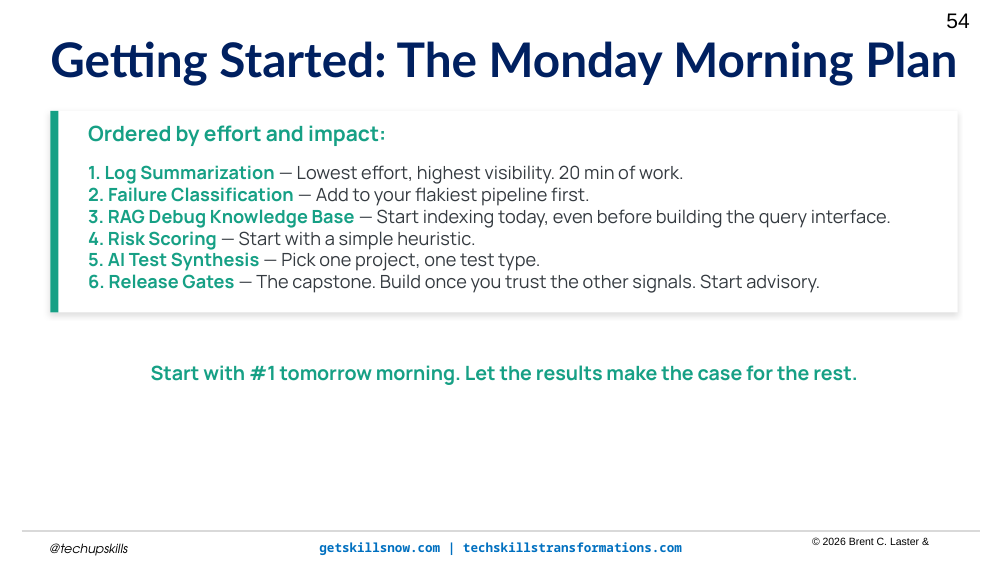
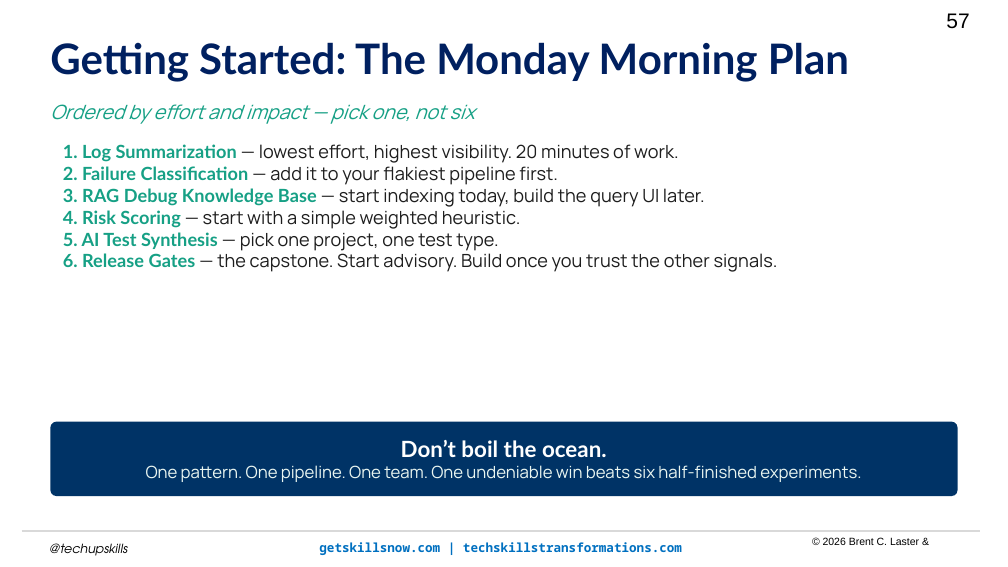
Before and after one commit to brentlaster/arc-of-ai-talks, a slide deck: slide 57 of cai/cicd-cai.pptm (slide 54 before the commit). Drawn at 1008x567 pixels with LibreOffice and Linux fonts; fonts in the diff are those of the drawing; background and template pictures are left out. Boxes give left, top, right and bottom in pixels: in the first picture for what was removed or moved away, otherwise in the second. Text is boxed around its words. In the diff, an @@ line names an element or a change of style, - is before the commit and + after.

```diff
--- a/cai/cicd-cai.pptm
+++ b/cai/cicd-cai.pptm
@@ text "Getting Started: The Monday Morning ..." at (x1=50, y1=42, x2=849, y2=82): size 45.3 to 40 pt @@
@@ page number at (x1=946, y1=13, x2=969, y2=29): text changed @@
-54
+57
@@ text added at (x1=50, y1=104, x2=474, y2=124), 18.7 pt, text #16A085, italic @@
+Ordered by effort and impact — pick one, not six
@@ rectangle removed at (x1=51, y1=111, x2=958, y2=313) @@
@@ rectangle removed at (x1=51, y1=111, x2=59, y2=313) @@
@@ text at (x1=63, y1=144, x2=778, y2=272): text changed; text colour #343A40 to #1D1D1D @@
-Ordered by effort and impact:
-1. Log Summarization — Lowest effort, highest visibility. 20 min of work.
-2. Failure Classification — Add to your flakiest pipeline first.
-3. RAG Debug Knowledge Base — Start indexing today, even before building the query interface.
-4. Risk Scoring — Start with a simple heuristic.
-5. AI Test Synthesis — Pick one project, one test type.
-6. Release Gates — The capstone. Build once you trust the other signals. Start advisory.
+1. Log Summarization — lowest effort, highest visibility. 20 minutes of work.
+2. Failure Classification — add it to your flakiest pipeline first.
+3. RAG Debug Knowledge Base — start indexing today, build the query UI later.
+4. Risk Scoring — start with a simple weighted heuristic.
+5. AI Test Synthesis — pick one project, one test type.
+6. Release Gates — the capstone. Start advisory. Build once you trust the other signals.
@@ text "1. Log Summarization — lowest ..." at (x1=63, y1=144, x2=778, y2=272): vertical alignment middle to top @@
@@ text removed at (x1=151, y1=365, x2=857, y2=385) @@
-Start with #1 tomorrow morning. Let the results make the case for the rest.
@@ rounded rectangle added at (x1=51, y1=422, x2=958, y2=496), fill #003366, 16 pt, text #EAF6F1 @@
+Don’t boil the ocean.
+One pattern. One pipeline. One team. One undeniable win beats six half-finished experiments.
```
Also in this commit, not shown: 4 other slides changed, 4 slides added, 3 slides removed, 1 other file.
